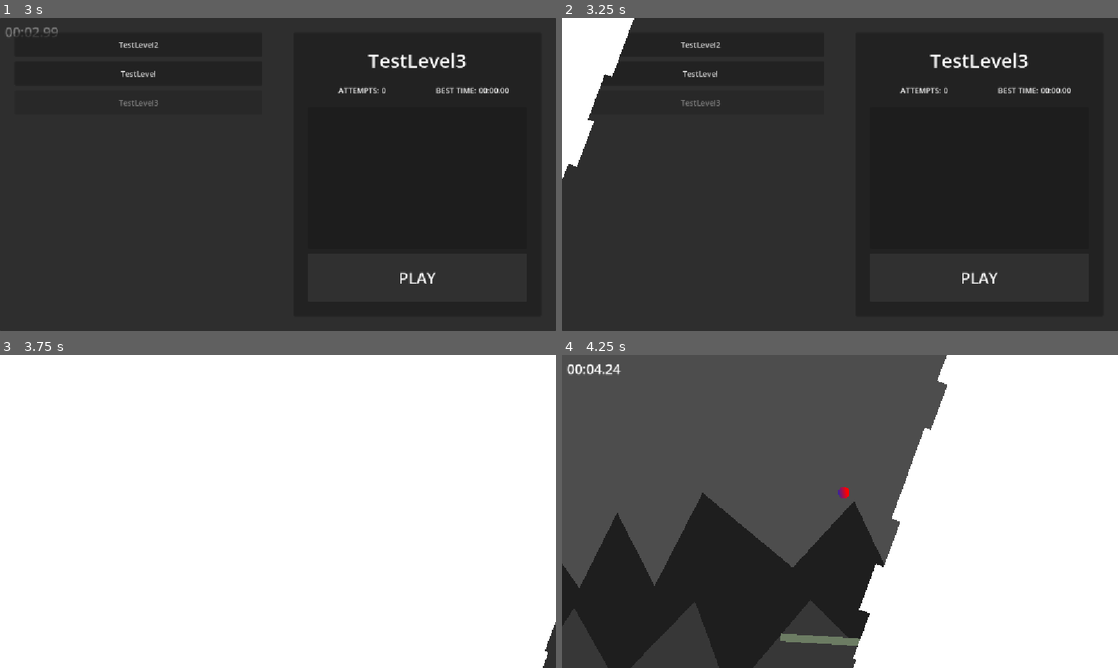
Above: before the commit, frames 1-4 (two rows, left to right).
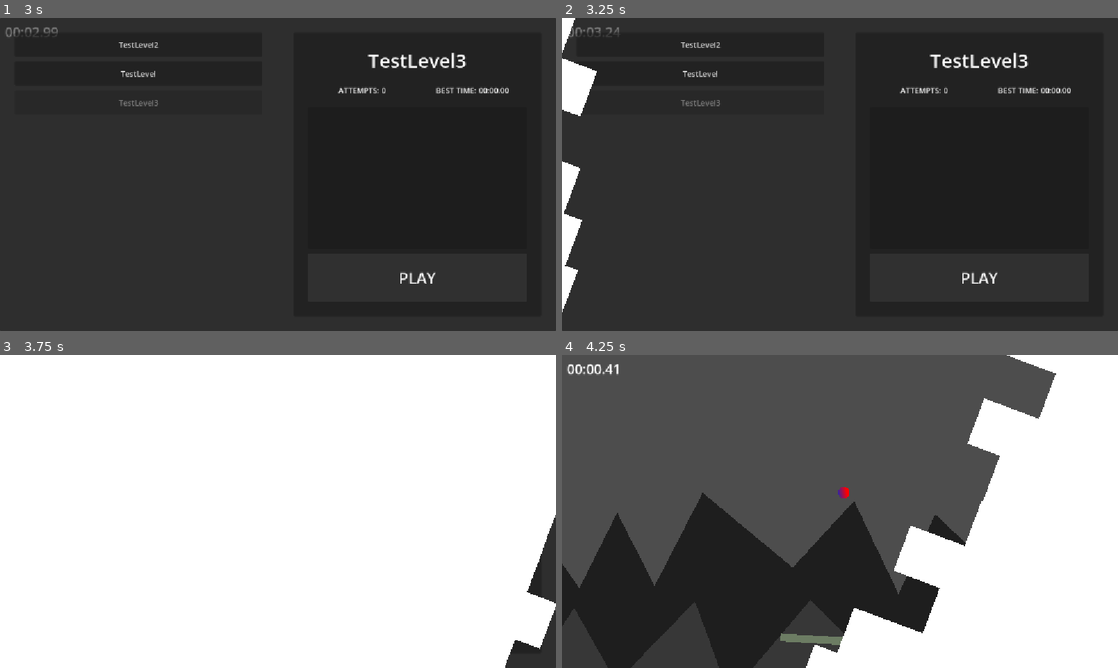
Above: after the commit, the same moments.

Repository: appellatebaton0/wierd-jam
Game: Godot game, scene res://Scenes/Main.tscn
The game is run twice, just before and just after one commit, with the same random seed, the same clock (stepped at 60 frames per second) and the same inputs.
Inputs:
- Up to frame 1 (3 s): click "TestLevel2" at 0.5 s; click "TestLevel" at 1.25 s; click "TestLevel3" at 2 s; click "PLAY" at 2.75 s
- Up to frame 2 (3.25 s): no input
- Up to frame 3 (3.75 s): click "PLAY" at 3.5 s
- Up to frame 4 (4.25 s): no input

Frame 1 is identical in both runs. In frame 2, 3.4% of the frame differs, in the area x 0-13%, y 0-94%; in frame 3, 1.3%; in frame 4, 11%, in the area x 5-89%, y 0-100%.

Commit message:
h11.7 (?) - UI Function Cleanup
Cleaned up all the UI code - just fixing any remaining minor bugs I noticed and tweaking the AnimationOverlay lerp range.

Diff:
--- a/Scenes/AttemptEntry.tscn
+++ b/Scenes/AttemptEntry.tscn
@@ -6,4 +6,4 @@
 offset_bottom = 23.0
 grow_horizontal = 2
 size_flags_horizontal = 3
-vertical_alignment = 3
+horizontal_alignment = 3
--- a/Scenes/Main.tscn
+++ b/Scenes/Main.tscn
@@ -3,7 +3,7 @@
 [ext_resource type="Script" uid="uid://bekv7j6pldbj" path="res://Scripts/Animator.gd" id="3_kln2b"]
 [ext_resource type="Script" uid="uid://b8n7go8ccxjco" path="res://Scripts/AnimationOverlay.gd" id="3_rgh2o"]
 [ext_resource type="Script" uid="uid://2fbsksjmy0sx" path="res://Scripts/RunTimer.gd" id="7_jw32o"]
-[ext_resource type="Script" uid="uid://kq22o1w8r82l" path="res://Scripts/LevelScreeen.gd" id="8_vy5pj"]
+[ext_resource type="Script" uid="uid://kq22o1w8r82l" path="res://Scripts/LevelScreen.gd" id="8_vy5pj"]
 
 [sub_resource type="PlaceholderTexture2D" id="PlaceholderTexture2D_kln2b"]
 
@@ -383,10 +383,11 @@
 offset_right = -204.99902
 offset_bottom = 900.0
 
-[node name="AnimationPlayer" type="AnimationPlayer" parent="CanvasLayer/UI" unique_id=964604758 node_paths=PackedStringArray("main") groups=["Animator"]]
+[node name="AnimationPlayer" type="AnimationPlayer" parent="CanvasLayer/UI" unique_id=964604758 node_paths=PackedStringArray("main", "level_screen") groups=["Animator"]]
 libraries/ = SubResource("AnimationLibrary_pbw6q")
 script = ExtResource("3_kln2b")
 main = NodePath("../../..")
+level_screen = NodePath("../LevelScreen")
 activate = true
 
 [connection signal="pressed" from="CanvasLayer/UI/LevelScreen/HBoxContainer/MarginContainer2/PanelContainer/MarginContainer/VBoxContainer/Button" to="CanvasLayer/UI/LevelScreen" method="_on_play_pressed"]
--- a/Scripts/AnimationOverlay.gd
+++ b/Scripts/AnimationOverlay.gd
@@ -13,7 +13,7 @@
 
 	for child in get_children(): if child is ColorRect:
 		rects.append(child)
-		rect_seeds.append(randf_range(-2, -2.25))
+		rect_seeds.append(randf_range(-3, -1.25))
 
 # Called every frame. 'delta' is the elapsed time since the previous frame.
 func _process(delta: float) -> void:
--- a/Scripts/Animator.gd
+++ b/Scripts/Animator.gd
@@ -3,6 +3,8 @@
 
 # Where to put levels.
 @export var main:Node
+
+@export var level_screen:LevelScreen
 
 var current_level_data:LevelData
 var current_level_instance:Node
@@ -32,8 +34,12 @@
 			main.add_child(level)
 
 			current_level_instance = level
+
+			Global.loaded_level.emit()
 		"Level End":
 			current_level_data.store_attempt()
 
 			current_level_instance.queue_free()
 			current_level_instance = null
+
+			level_screen._on_level_selected(current_level_data)
--- a/Scripts/Global.gd
+++ b/Scripts/Global.gd
@@ -2,6 +2,7 @@
 
 @warning_ignore("unused_signal")
 signal reset_level # Resets the level. (Duh.)
+signal loaded_level # Emitted when a new level is loaded.
 
 var run_timer:RunTimer
 
--- a/Scripts/LevelScreeen.gd
+++ b/Scripts/LevelScreen.gd
@@ -64,7 +64,7 @@
 
 	attempt_box.add_child(new)
 
-	new.text = "ATTEMPT %s | TIME %s | DEATHS %s" % [index, Global.time_as_display(attempt.time), Global.digi(attempt.deaths)]
+	new.text = "ATTEMPT %s | TIME %s | DEATHS %s" % [index + 1, Global.time_as_display(attempt.time), Global.digi(attempt.deaths)]
 
 func _on_level_selected(data:LevelData) -> void:
 
--- a/Scripts/RunTimer.gd
+++ b/Scripts/RunTimer.gd
@@ -10,6 +10,7 @@
 # Called when the node enters the scene tree for the first time.
 func _ready() -> void:
 	Global.reset_level.connect(_on_reset)
+	Global.loaded_level.connect(_on_level_loaded)
 	Global.run_timer = self
 
 # Called every frame. 'delta' is the elapsed time since the previous frame.
@@ -26,5 +27,6 @@
 	deaths += 1
 
 # NOTE: NOT HOOKED UP.
-func _on_level_selected() -> void:
+func _on_level_loaded() -> void:
+	time = 0
 	deaths = 0
Renamed: Scripts/LevelScreeen.gd.uid -> Scripts/LevelScreen.gd.uid
Not shown, changed: addons/godot_super-wakatime/godot_super-wakatime.gd
